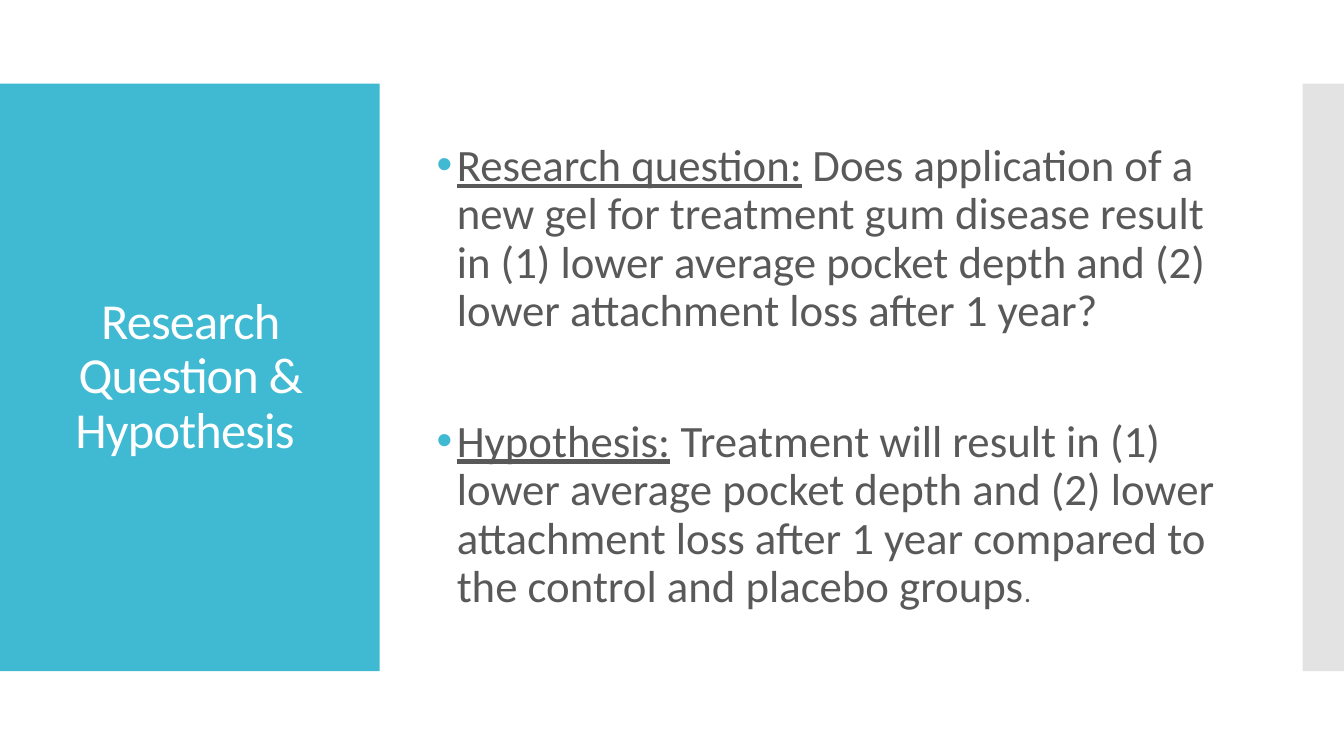
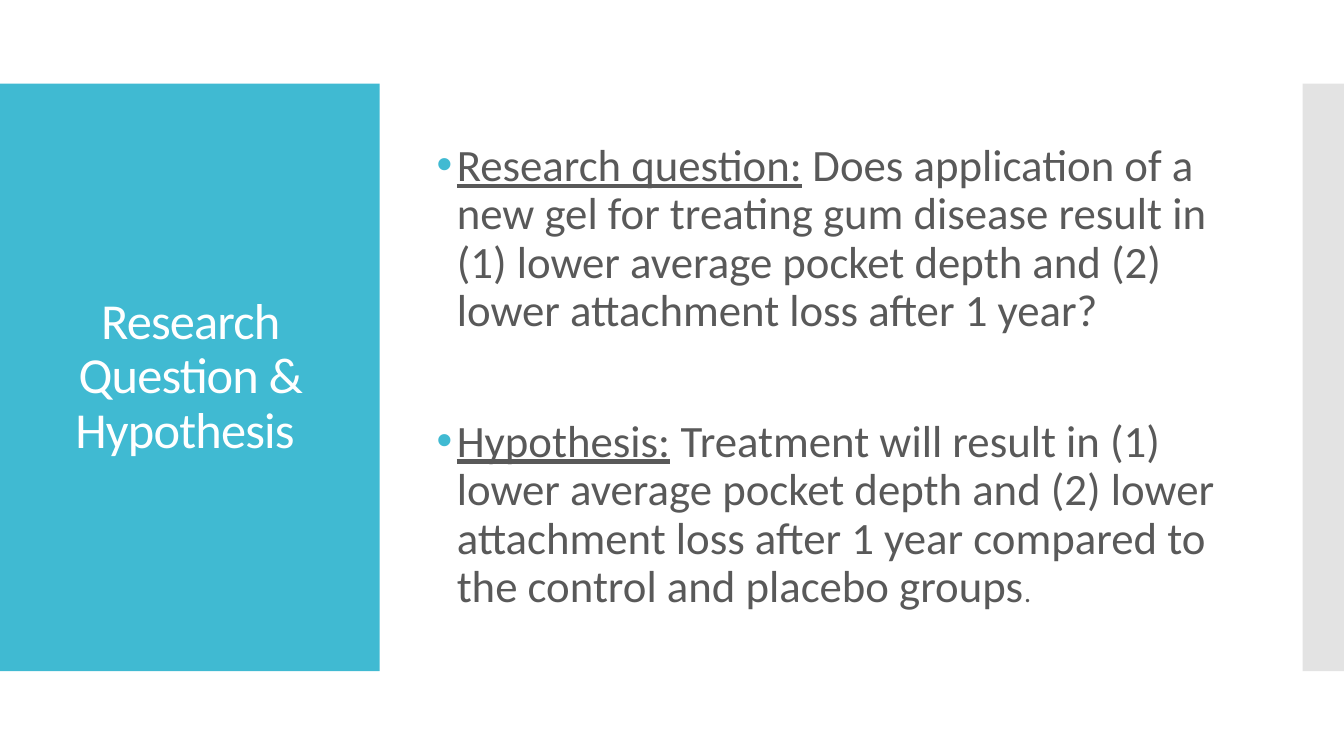
Before and after one commit to johnsra3/bios6623-johnsra3, a slide deck: slide 2 of Project0/Reports/Project 0 Presentation.pptx. Drawn at 1344x756 pixels with LibreOffice and Linux fonts; fonts in the diff are those of the drawing. Boxes give left, top, right and bottom in pixels: in the first picture for what was removed or moved away, otherwise in the second. Text is boxed around its words. In the diff, an @@ line names an element or a change of style, - is before the commit and + after.

Commit message:
Typos

```diff
--- a/Project0/Reports/Project 0 Presentation.pptx
+++ b/Project0/Reports/Project 0 Presentation.pptx
@@ text at (457, 150, 1206, 333): text changed @@
-• Research question: Does application of a new gel for treatment gum disease result in (1) lower average pocket depth and (2) lower attachment loss after 1 year?
+• Research question: Does application of a new gel for treating gum disease result in (1) lower average pocket depth and (2) lower attachment loss after 1 year?
```
